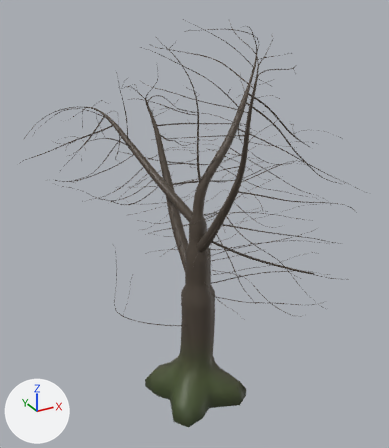
Two versions of the glTF model Data/Buttertubs/Trees/SM_Tree_sycamore_4_bare.glb, one commit apart.
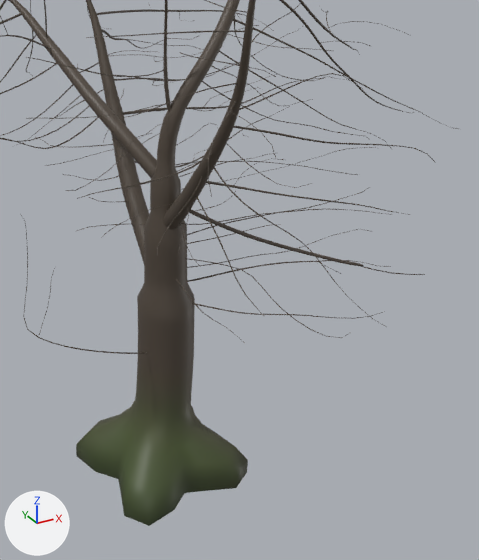
Each version is shown whole from a 50 mm lens placed at (-11.5, -20.9, 19.4), pointed at (1.5, 2.7, 7.6), then close up on the part from 26% to 98% of the width and 26% to 100% of the height. Arrows for +X, +Y and +Z are at lower left; the lights stay in place. The older version's two pictures come first. Vertices at exactly the same position are counted once.

The older version as bpy lines, for what is in view:
```python
me_sm_tree_sycamore_4_bare = bpy.data.meshes.new('SM_Tree_sycamore_4_bare')
me_sm_tree_sycamore_4_bare.from_pydata(...)  # 10512 vertices, 19435 faces; spans x -6.7..10.7, y -6.0..11.7, z -1.3..18.3
me_sm_tree_sycamore_4_bare.materials.append(mat_defaultmaterial)
ob_sm_tree_sycamore_4_bare = bpy.data.objects.new('SM_Tree_sycamore_4_bare', me_sm_tree_sycamore_4_bare)
ob_sm_tree_sycamore_4_bare.location = (0.0, 0.0, 0.0)
```
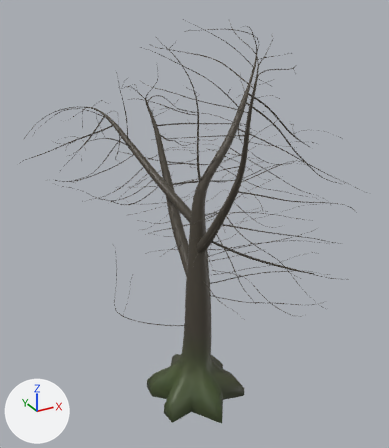
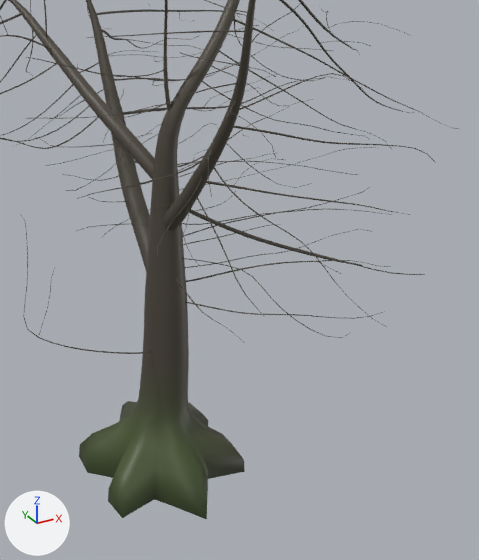
Where the change shows, as pixel boxes [x1, y1, x2, y2] in the close-ups (479 x 560 px; the box of a moved part takes in the faces that stretch with it):
'SM_Tree_sycamore_4_bare', reshaped
    before: [0, 0, 458, 526]
    after: [0, 0, 458, 519]
part 1 of me_sm_tree_sycamore_4_bare, moved or reshaped
    before: [76, 151, 248, 526]
    after: [79, 151, 245, 519]
part 2 of me_sm_tree_sycamore_4_bare, moved or reshaped
    before: [325, 258, 364, 266]
    after: [325, 256, 362, 266]
part 3 of me_sm_tree_sycamore_4_bare, recoloured
    both: [141, 364, 189, 387]

The change, as a list of edits to the scene's bpy script:
```text
Change me_sm_tree_sycamore_4_bare:
    used by ob_sm_tree_sycamore_4_bare; location = (0.0, 0.0, 0.0)
    remove me_sm_tree_sycamore_4_bare.from_pydata(...)  # 10512 vertices, 19435 faces; spans x -6.7..10.7, y -6.0..11.7, z -1.3..18.3
    add me_sm_tree_sycamore_4_bare.from_pydata(...)  # 10515 vertices, 19438 faces; spans x -6.7..10.7, y -6.0..11.7, z -1.3..18.3
    me_sm_tree_sycamore_4_bare part 1: 340 vertices moved from x -2.3..2.3, y -2.3..2.3, z -1.3..9.5 to x -2.3..2.3, y -2.9..2.9, z -1.3..9.5; 11 vertices removed from x -0.4..0.3, y 0.2..0.6, z 6.9..9.8; 11 vertices added at x -0.3..0.3, y 0.2..0.4, z 6.9..9.8
    me_sm_tree_sycamore_4_bare part 2: 1 vertex moved within x 4.0, y -4.2, z 7.2; 6 vertices removed from x 3.6..4.0, y -4.2..-3.7, z 7.1..7.2; 9 vertices added at x 3.6..4.0, y -4.2..-3.6, z 7.1..7.2
    me_sm_tree_sycamore_4_bare part 3: 75 kept faces spanning x -0.6..0.9, y -0.7..0.8, z 1.6..5.0 get new vertex colours; the middle colour goes from brown #51483c to brown #4c483c
    other edits to the shape of me_sm_tree_sycamore_4_bare do not show in these pictures
```
